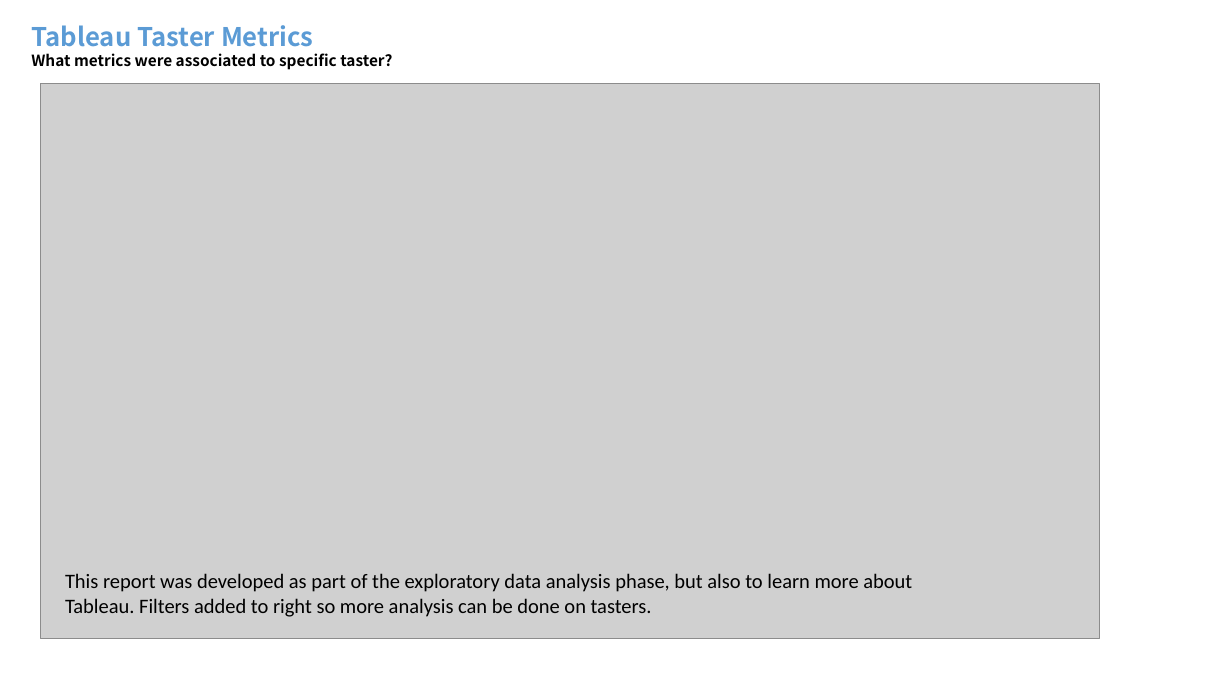
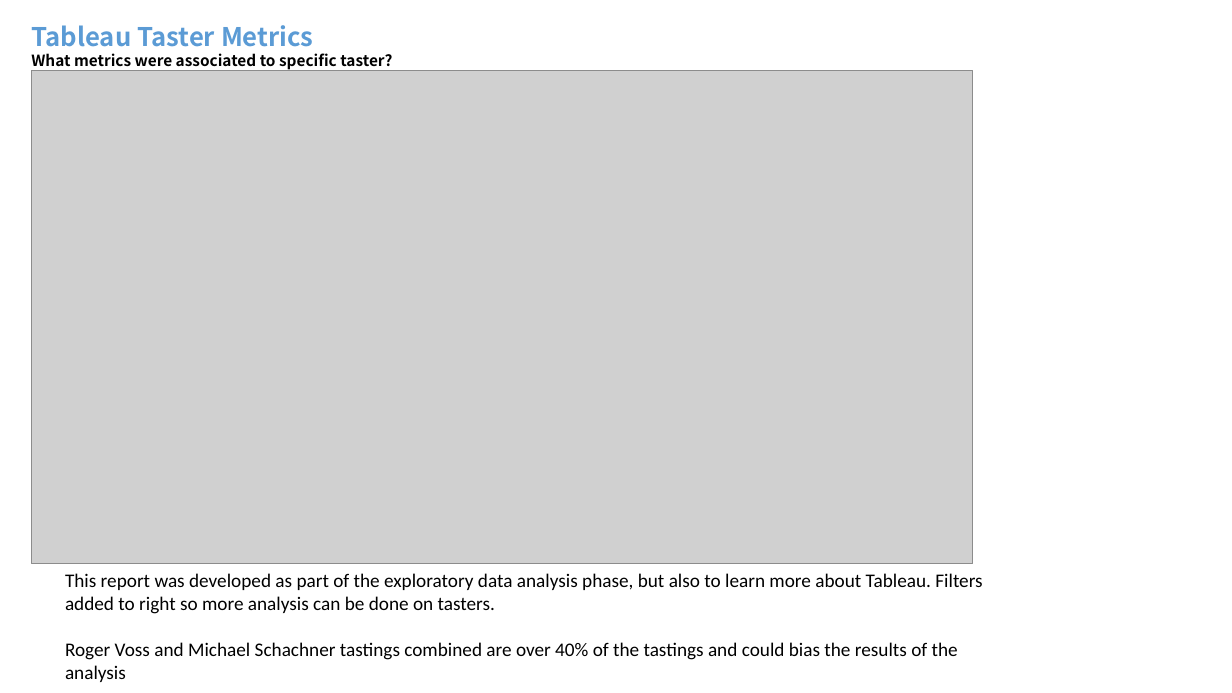
Before and after one commit to mdegrado/Wine-reviews-analysis-and-visualization, a slide deck: slide 9 of winereviews/Wine Reviews Analysis and Visualization.pptx (slide 8 before the commit). Drawn at 1232x693 pixels with LibreOffice and Linux fonts; fonts in the diff are those of the drawing; grey boxes stand for pictures. Boxes give left, top, right and bottom in pixels: in the first picture for what was removed or moved away, otherwise in the second. Text is boxed around its words. In the diff, an @@ line names an element or a change of style, - is before the commit and + after.

```diff
--- a/winereviews/Wine Reviews Analysis and Visualization.pptx
+++ b/winereviews/Wine Reviews Analysis and Visualization.pptx
@@ picture: place and size @@
-picture at (41,83,1100,638)
+picture at (31,70,973,564)
@@ text at (65,573,982,614): size 16 to 15 pt in "This report was developed as part of ..." @@
@@ text at (65,642,958,682): paragraph added @@
+Roger Voss and Michael Schachner tastings combined are over 40% of the tastings and could bias the results of the analysis
```
Also in this commit, not shown: 4 other slides changed, 3 slides added.
